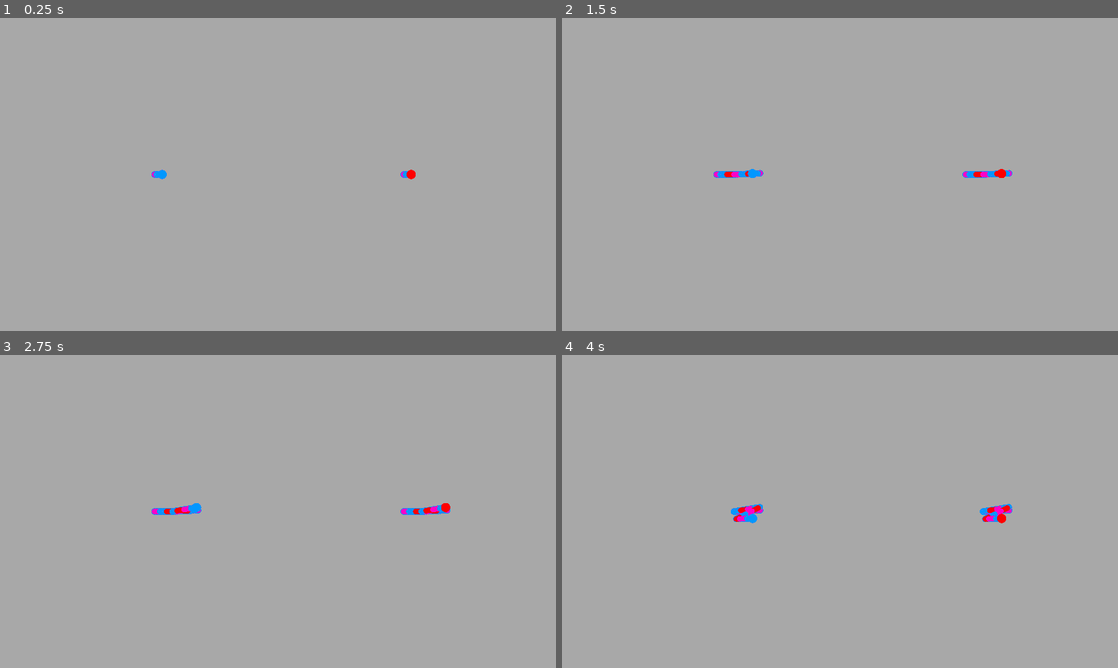
Above: before the commit, frames 1-4 (two rows, left to right).
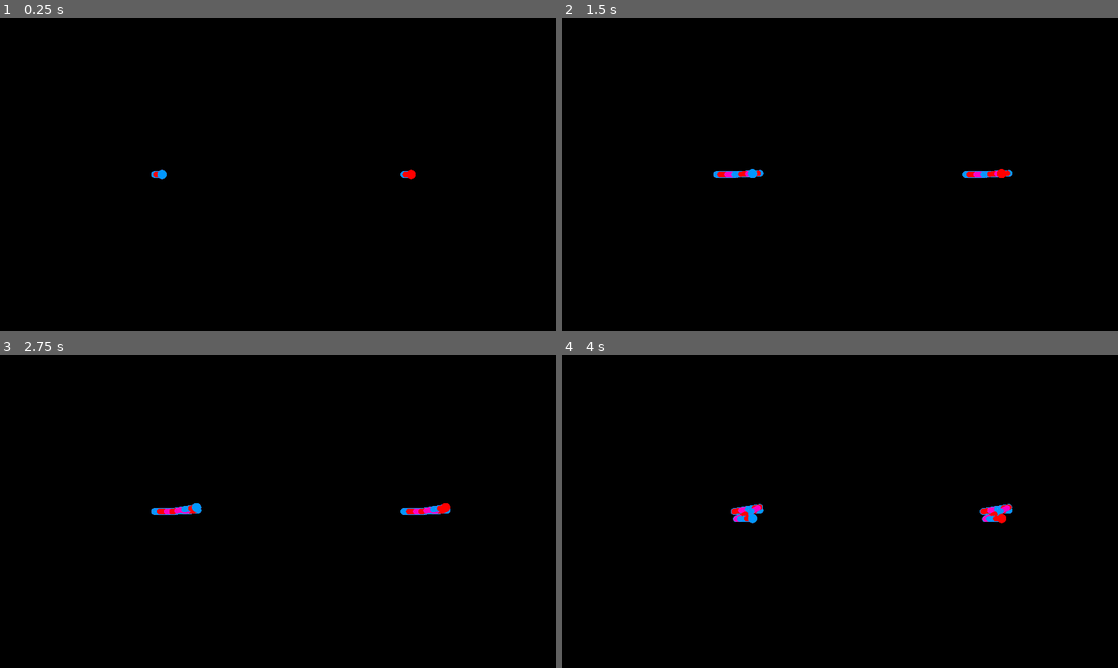
Above: after the commit, the same moments.

Repository: jcoombes/awesome-gmtk-game-jam-2021
Game: Godot game, scene res://Scenes/Level1.tscn
Two runs of this game, one before a commit and one after it. Both use one fixed random seed, a clock stepped at 60 frames per second and the inputs below. The project has no main scene, so this scene is started directly.
Inputs (mouse positions are in pixels of both pictures, inside the frame that each line leads up to):
- Up to frame 1 (0.25 s): no input
- Up to frame 2 (1.5 s): move the mouse to (867, 174) at 0.52 s; press the mouse at (867, 174) at 0.53 s; move the mouse to (812, 174) at 1.27 s; release the mouse at (812, 174) at 1.28 s; tap Space (replay) at 1.35 s
- Up to frame 3 (2.75 s): move the mouse to (289, 505) at 2.02 s; press the mouse at (289, 505) at 2.03 s
- Up to frame 4 (4 s): move the mouse to (834, 517) at 2.77 s; release the mouse at (834, 517) at 2.78 s; tap Space (replay) at 2.85 s; move the mouse to (878, 514) at 3.52 s; press the mouse at (878, 514) at 3.53 s

The runs differ from the first frame. In frame 1, 100% of the frame differs, in the area x 0-100%, y 0-100%; in frame 2, 100%; in frame 3, 100%; in frame 4, 100%.

Commit message:
before I fuck with colours

Diff:
--- a/Scenes/Level1.tscn
+++ b/Scenes/Level1.tscn
@@ -1,7 +1,7 @@
 [gd_scene load_steps=8 format=2]
 
 [ext_resource path="res://Scripts/Level1.gd" type="Script" id=1]
-[ext_resource path="res://Assets/background.png" type="Texture" id=2]
+[ext_resource path="res://Assets/blackground.png" type="Texture" id=2]
 
 [sub_resource type="RectangleShape2D" id=1]
 extents = Vector2( 960, 10 )
@@ -46,6 +46,5 @@
 
 [node name="background" type="AnimatedSprite" parent="."]
 position = Vector2( 960, 540 )
-scale = Vector2( 0.5, 0.5 )
 z_index = -10
 frames = SubResource( 5 )
--- a/Scenes/Start.tscn
+++ b/Scenes/Start.tscn
@@ -3,12 +3,12 @@
 [ext_resource path="res://Scripts/Start.gd" type="Script" id=1]
 [ext_resource path="res://Assets/blackground.png" type="Texture" id=2]
 
-[sub_resource type="DynamicFontData" id=1]
-font_path = "res://Roboto-Regular.ttf"
+[sub_resource type="DynamicFontData" id=4]
 
 [sub_resource type="DynamicFont" id=2]
 size = 90
-font_data = SubResource( 1 )
+outline_size = 1
+font_data = SubResource( 4 )
 
 [sub_resource type="SpriteFrames" id=3]
 animations = [ {
@@ -27,6 +27,7 @@
 margin_right = 1856.0
 margin_bottom = 1016.0
 custom_fonts/font = SubResource( 2 )
+custom_colors/font_color = Color( 1, 1, 1, 1 )
 text = "Press Space to Snaek."
 align = 1
 valign = 1
--- a/Scenes/Tail.tscn
+++ b/Scenes/Tail.tscn
@@ -37,7 +37,7 @@
 
 [node name="AnimatedSprite" type="AnimatedSprite" parent="."]
 frames = SubResource( 2 )
-frame = 2
+frame = 1
 playing = true
 
 [node name="Background" type="AnimatedSprite" parent="."]
